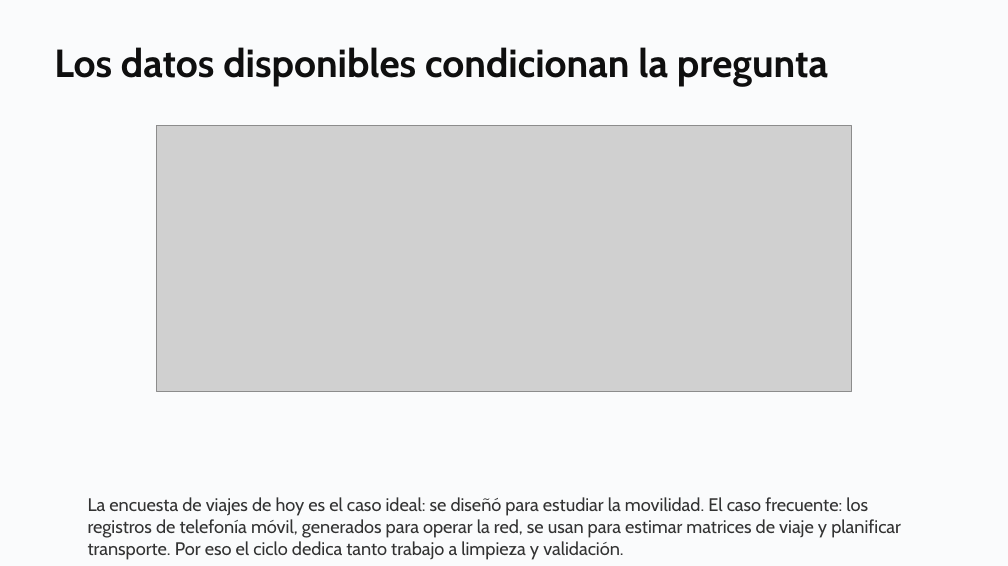
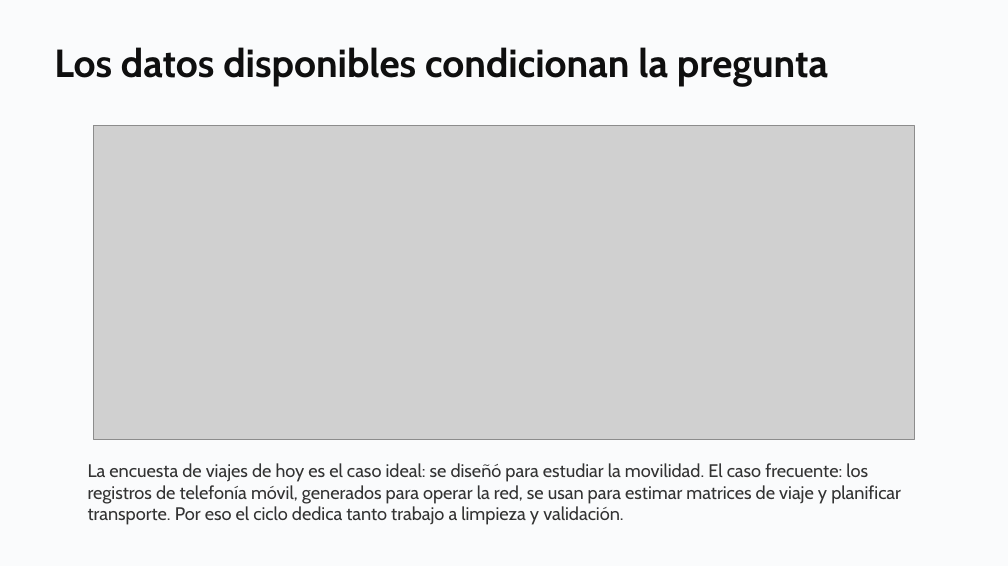
Before and after one commit to daniopitz/diplomado-cdd, a slide deck: slide 9 of presentaciones/clase01_fundamentos_ecosistema.pptx. Drawn at 1008x566 pixels with LibreOffice and Linux fonts; fonts in the diff are those of the drawing; grey boxes stand for pictures. Boxes give left, top, right and bottom in pixels: in the first picture for what was removed or moved away, otherwise in the second. Text is boxed around its words. In the diff, an @@ line names an element or a change of style, - is before the commit and + after.

```diff
--- a/presentaciones/clase01_fundamentos_ecosistema.pptx
+++ b/presentaciones/clase01_fundamentos_ecosistema.pptx
@@ picture: place and size @@
-picture at [156, 126, 852, 392]
+picture at [94, 126, 914, 439]
@@ text "La encuesta de viajes de ...": place and size @@
-text "La encuesta de viajes de ..." at [88, 497, 901, 560]
+text "La encuesta de viajes de ..." at [88, 463, 901, 525]
```
Also in this commit, not shown: 10 other slides changed, 5 other files.
